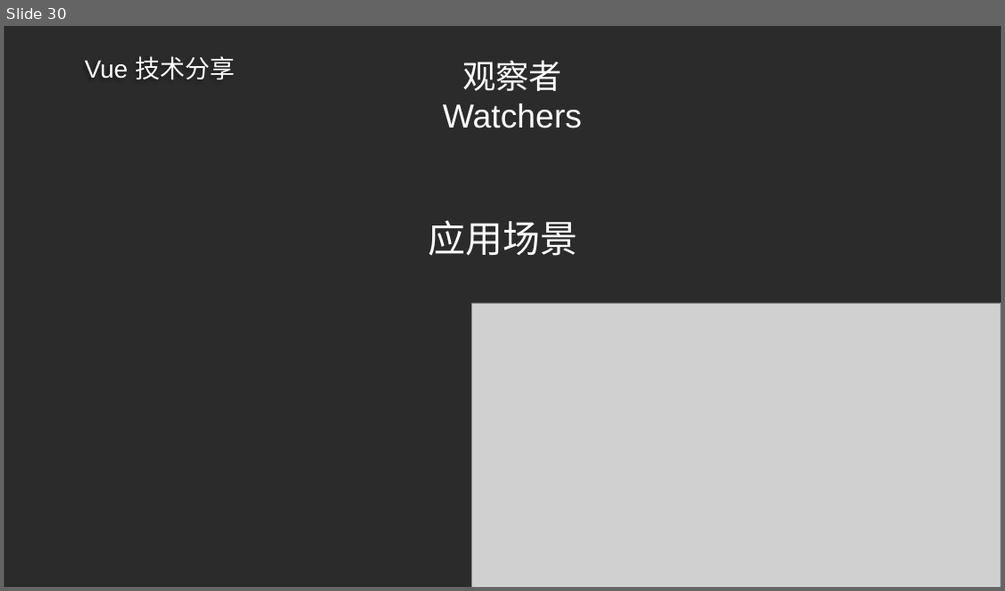
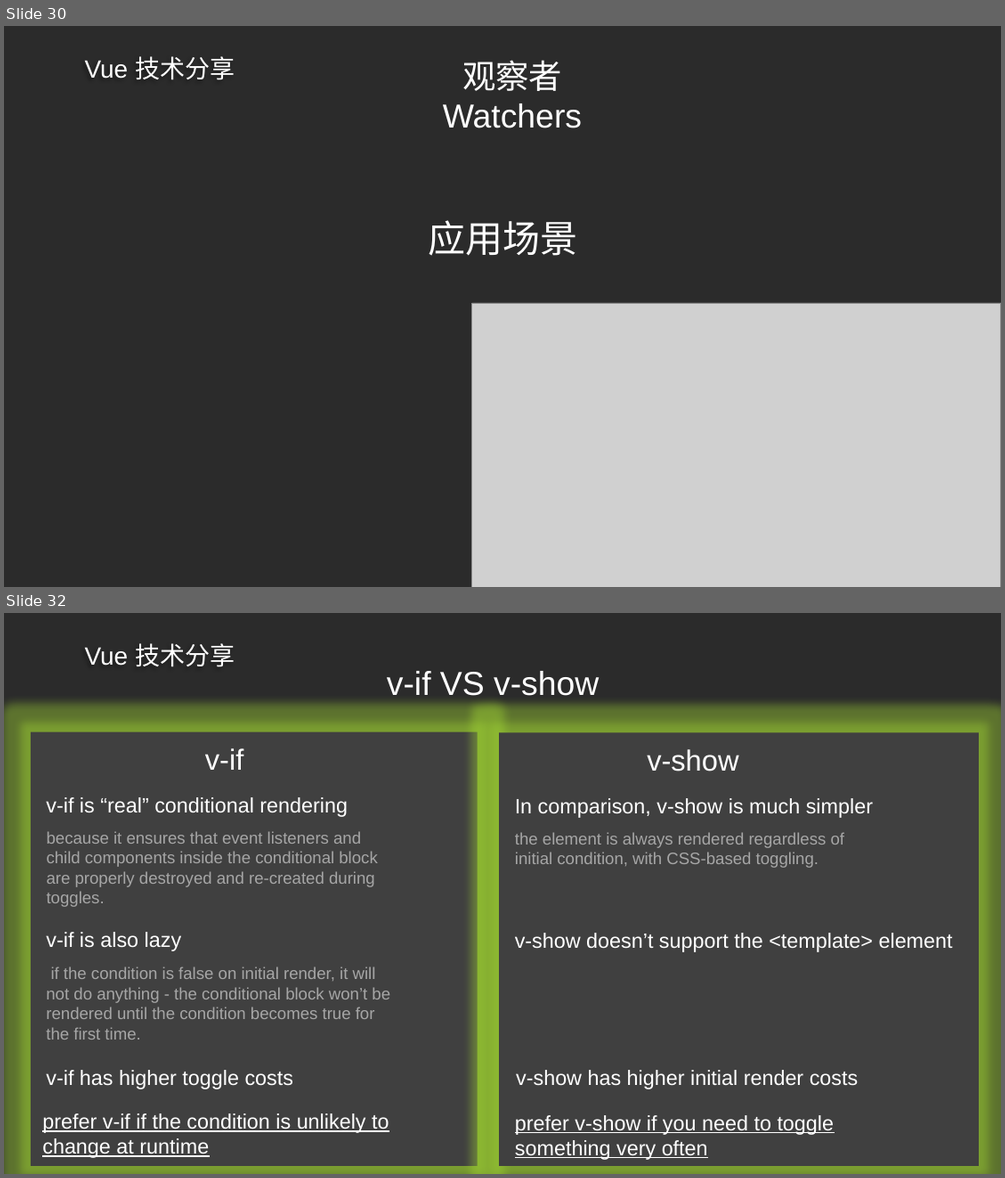
Before and after one commit to ldjdd/traing-library, a slide deck: vue/成稿.pptx. Shown one above the other, each under a label of ours: slide 30 before the commit, slides 30 and 32 after it; the slides between them are not shown. The pictures are 1005x591 and 1005x1178 pixels, drawn with LibreOffice and Linux fonts; fonts in the diff are those of the drawing; grey boxes stand for pictures; background and template pictures are left out; a plain dark background stands for a picture behind light text. Boxes give left, top, right and bottom in pixels: in the first picture for what was removed or moved away, otherwise in the second. Text is boxed around its words. In the diff, an @@ line names an element or a change of style, - is before the commit and + after.

```diff
--- a/vue/成稿.pptx
+++ b/vue/成稿.pptx
@@ slide 32 added at box(4, 613, 1001, 1174), background picture (left out); not listed: 1 template element that a slide beside it also shows @@
@@ title added at box(387, 671, 599, 696), 32 pt, text #FFFFFF @@
+v-if VS v-show
@@ rectangle added at box(30, 732, 477, 1166), fill #404040 @@
@@ rectangle added at box(499, 732, 979, 1166), fill #404040 @@
@@ text added at box(205, 748, 243, 770), 28 pt, text #FFFFFF @@
+v-if
@@ text added at box(647, 749, 738, 771), 28 pt, text #FFFFFF @@
+v-show
@@ text added at box(46, 797, 348, 817), 20 pt, text #FFFFFF @@
+v-if is “real” conditional rendering
@@ text added at box(515, 798, 873, 818), 20 pt, text #FFFFFF @@
+In comparison, v-show is much simpler
@@ text added at box(47, 831, 377, 907), 16 pt, text #A6A6A6 @@
+because it ensures that event listeners and child components inside the conditional block are properly destroyed and re-created during toggles.
@@ text added at box(515, 832, 845, 868), 16 pt, text #A6A6A6 @@
+the element is always rendered regardless of initial condition, with CSS-based toggling.
@@ text added at box(46, 932, 182, 951), 20 pt, text #FFFFFF @@
+v-if is also lazy
@@ text added at box(515, 933, 953, 952), 20 pt, text #FFFFFF @@
+v-show doesn’t support the <template> element
@@ text added at box(46, 966, 390, 1039), 16 pt, text #A6A6A6 @@
+if the condition is false on initial render, it will not do anything - the conditional block won’t be rendered until the condition becomes true for the first time.
@@ text added at box(46, 1070, 293, 1089), 20 pt, text #FFFFFF @@
+v-if has higher toggle costs
@@ text added at box(516, 1070, 858, 1089), 20 pt, text #FFFFFF @@
+v-show has higher initial render costs
@@ text added at box(42, 1113, 388, 1158), 20 pt, text #FFFFFF, underline @@
+prefer v-if if the condition is unlikely to change at runtime
@@ text added at box(515, 1115, 834, 1159), 20 pt, text #FFFFFF, underline @@
+prefer v-show if you need to toggle something very often
```
Also in this commit, not shown: 1 other slide added, 11 other files.
